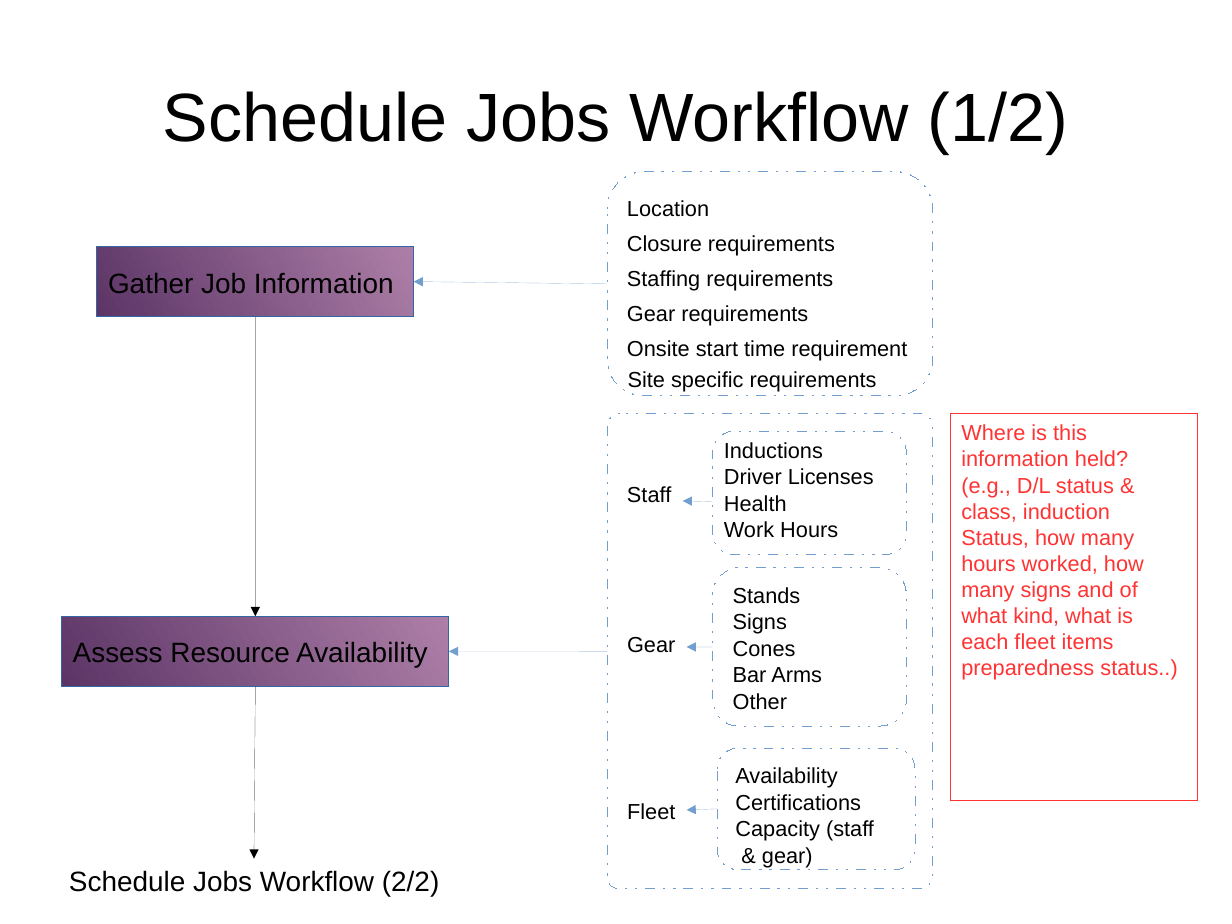
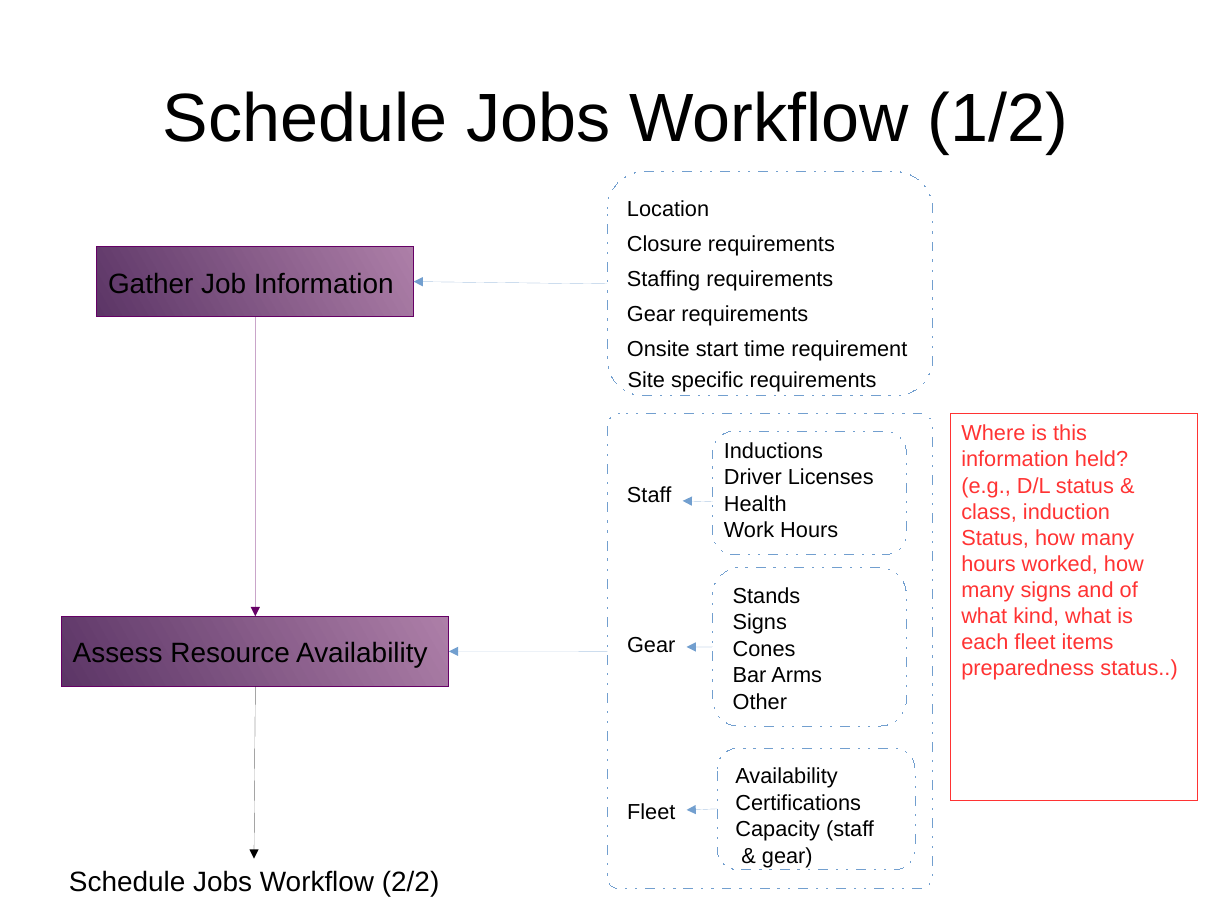
Before and after one commit to monkeysh1ne/TMNZ_Stuff, a slide deck: slide 4 of Workflows BP Models.odp. Drawn at 1232x924 pixels with LibreOffice and Linux fonts; fonts in the diff are those of the drawing. Boxes give left, top, right and bottom in pixels: in the first picture for what was removed or moved away, otherwise in the second. Text is boxed around its words. In the diff, an @@ line names an element or a change of style, - is before the commit and + after.

```diff
--- a/Workflows BP Models.odp
+++ b/Workflows BP Models.odp
@@ rectangle at (97,246,414,316): outline #3465A4 0 pt to #660066 0 pt @@
@@ arrow (255, 316) - (255, 616): stroke #000000 0 pt to #660066 0 pt @@
@@ rectangle at (61,616,448,686): outline #3465A4 0 pt to #660066 0 pt @@
```
Also in this commit, not shown: 2 other slides changed, 1 slide added, 1 slide removed, 1 other file.
